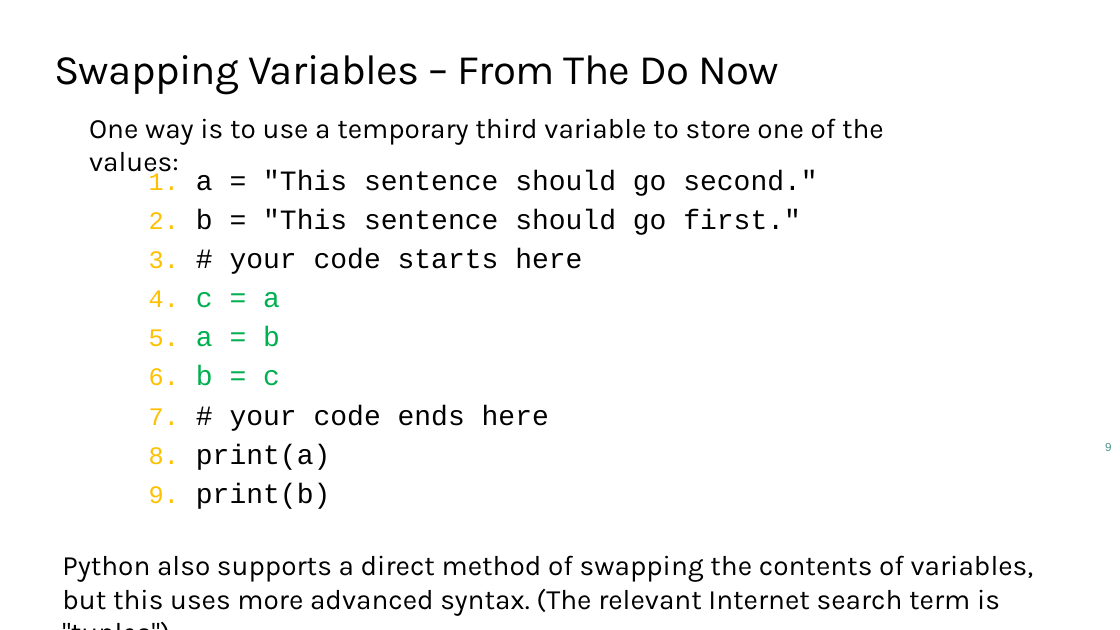
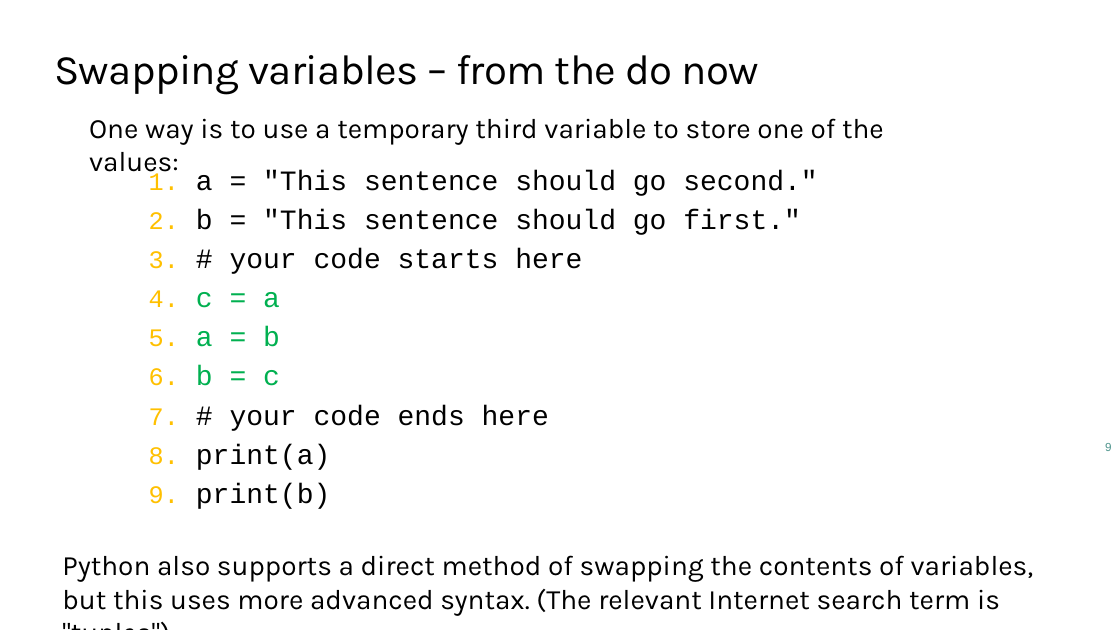
Before and after one commit to TEALSK12/2nd-semester-introduction-to-computer-science, a slide deck: slide 9 of units/2_unit/slidedecks/Intro Python 2.01 TEALS.pptx. Drawn at 1120x630 pixels with LibreOffice and Linux fonts; fonts in the diff are those of the drawing; background and template pictures are left out. Boxes give left, top, right and bottom in pixels: in the first picture for what was removed or moved away, otherwise in the second. Text is boxed around its words. In the diff, an @@ line names an element or a change of style, - is before the commit and + after.

```diff
--- a/units/2_unit/slidedecks/Intro Python 2.01 TEALS.pptx
+++ b/units/2_unit/slidedecks/Intro Python 2.01 TEALS.pptx
@@ title at <box>54,55,759,95</box>: text changed @@
-Swapping Variables – From The Do Now
+Swapping variables – from the do now
```
Also in this commit, not shown: 9 other slides changed.
